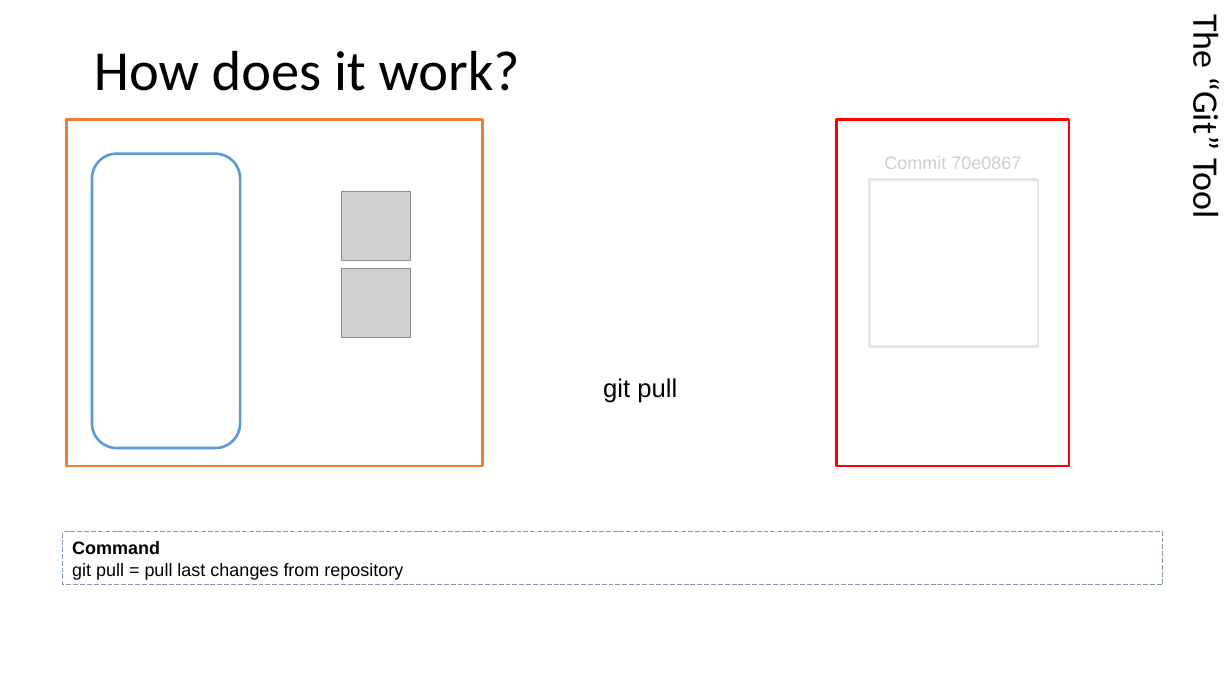
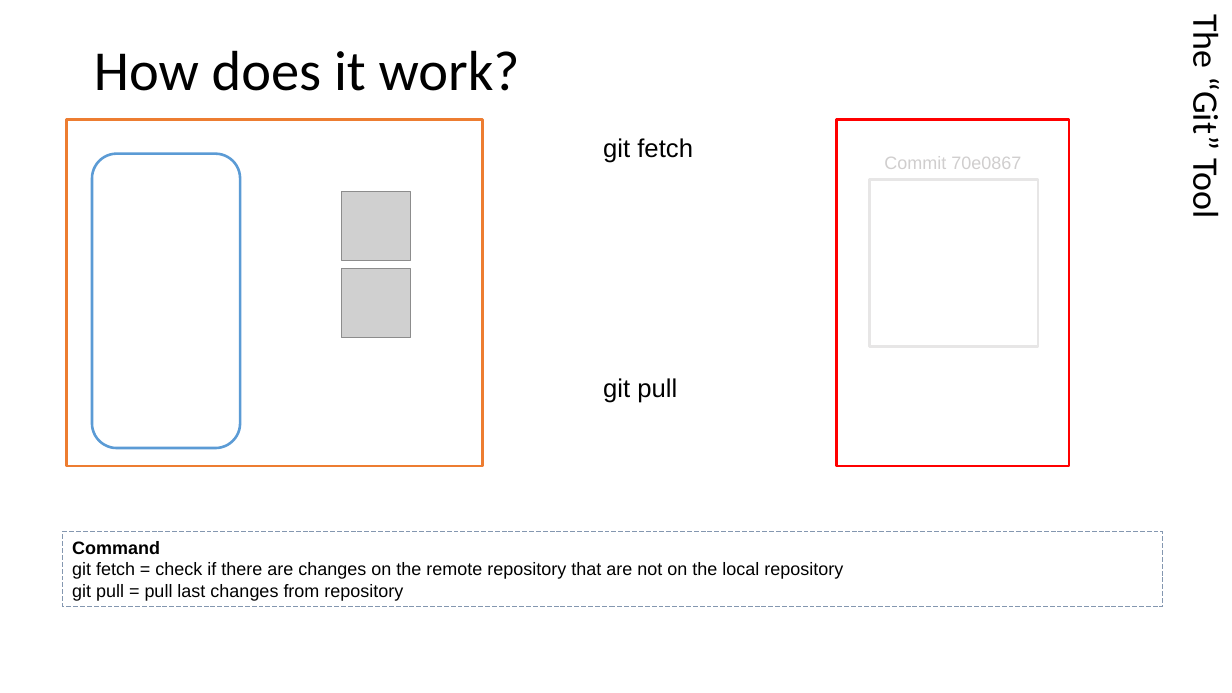
Before and after one commit to HunteRoi/git-training, a slide deck: slide 14 of Formation Git.pptx. Drawn at 1232x693 pixels with LibreOffice and Linux fonts; fonts in the diff are those of the drawing; grey boxes stand for pictures. Boxes give left, top, right and bottom in pixels: in the first picture for what was removed or moved away, otherwise in the second. Text is boxed around its words. In the diff, an @@ line names an element or a change of style, - is before the commit and + after.

```diff
--- a/Formation Git.pptx
+++ b/Formation Git.pptx
@@ text added at (x1=603, y1=138, x2=693, y2=163), 20 pt, text #000000 @@
+git fetch
@@ rectangle "Command" resized from (x1=63, y1=532, x2=1163, y2=585) to (x1=63, y1=532, x2=1163, y2=607) @@
@@ text in rectangle at (x1=72, y1=562, x2=843, y2=579): paragraph added @@
+git fetch = check if there are changes on the remote repository that are not on the local repository
```
